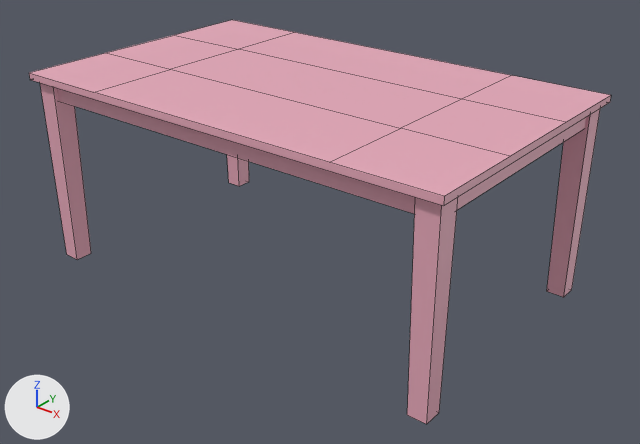
A saved change to the FBX model Source/Assets/Meshes/Furniture/Table.fbx.
Camera for both pictures: a 50 mm lens placed at (2.29, -2.79, 2.0), pointed at (0.08, -0.03, 0.29). The lights are fixed; the arrows at lower left show +X, +Y and +Z. Mesh edges are drawn as thin lines. Where no turn or scale is listed for an object, it has been applied to the vertices.

Objects in the first picture: 'Table'.
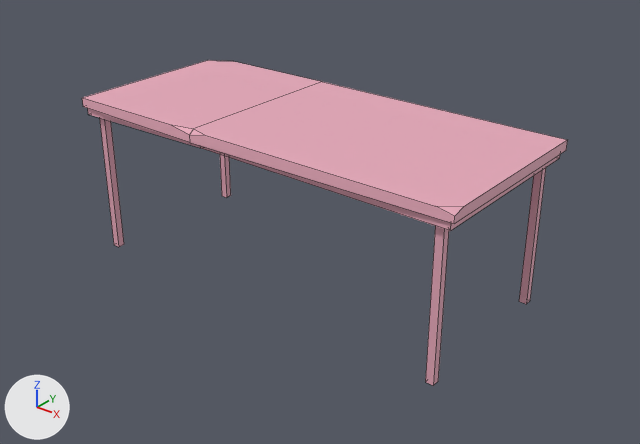
Changed parts and their boxes (x1, y1, x2, y2) in the pictures (640 x 444 px; the box of a moved part takes in the faces that stretch with it):
'Table', reshaped (16% narrower, 19% shorter): before (29, 20, 611, 424); after (82, 60, 568, 386)
part 1 of me_plane_001, moved or reshaped: before (407, 197, 458, 424); after (519, 168, 546, 304)
part 2 of me_plane_001, moved or reshaped: before (40, 83, 91, 260); after (425, 226, 449, 386)
part 3 of me_plane_001, moved or reshaped: before (227, 155, 249, 186); after (100, 118, 124, 247)
part 4 of me_plane_001, moved or reshaped: before (547, 109, 600, 297); after (220, 155, 231, 197)
part 5 of me_plane_001, added: after (88, 109, 560, 231)
part 6 of me_plane_001, added (pink): after (82, 60, 568, 224)
part 7 of me_plane_001, deleted (pink): before (29, 20, 611, 214)

The change, as a diff of the scene's bpy script:
```diff
--- a/Source/Assets/Meshes/Furniture/Table.fbx.py
+++ b/Source/Assets/Meshes/Furniture/Table.fbx.py
@@ mat_mat_main @@
+mat_mat_main = principled_material('Mat_Main')
+mat_mat_main.base_color = (0.8, 0.395, 0.491)  # pink #e7a9ba
+mat_mat_main.roughness = 0.605
@@ me_plane_001 @@
 # used by ob_table; location = (0.0, 0.0, 0.0)
-me_plane_001.from_pydata(...)  # 60 vertices, 42 faces; spans x -1.05..1.05, y -0.64..0.64, z 0.0..0.9
-me_plane_001.materials.append(mat_material_001)  # pink #e7a9ba
+me_plane_001.from_pydata(...)  # 75 vertices, 52 faces; spans x -0.98..0.98, y -0.44..0.44, z 0.0..0.75
+# me_plane_001 part 1: the loose piece of 8 vertices spanning x 0.93..1.03, y -0.61..-0.51, z 0.0..0.89 is scaled about its middle by (0.39, 0.382, 0.811), then moved by (-0.08, 0.94, -0.08), in mat_mat_main (pink #e7a9ba)
+# me_plane_001 part 2: the loose piece of 8 vertices spanning x -1.03..-0.93, y -0.61..-0.51, z 0.0..0.89 is scaled about its middle by (0.39, 0.382, 0.811), then moved by (1.88, 0.18, -0.08), in mat_mat_main (pink #e7a9ba)
+# me_plane_001 part 3: the loose piece of 8 vertices spanning x -1.03..-0.93, y 0.51..0.61, z 0.0..0.89 is scaled about its middle by (0.39, 0.382, 0.811), then moved by (0.08, -0.93, -0.08), in mat_mat_main (pink #e7a9ba)
+# me_plane_001 part 4: the loose piece of 8 vertices spanning x 0.93..1.03, y 0.51..0.61, z 0.0..0.89 is scaled about its middle by (0.39, 0.382, 0.811), then moved by (-1.88, -0.18, -0.08), in mat_mat_main (pink #e7a9ba)
+# me_plane_001 part 5: a new loose piece of 24 vertices spanning x -0.96..0.96, y -0.42..0.42, z 0.66..0.73, in mat_mat_main (pink #e7a9ba)
+# me_plane_001 part 6: a new loose piece of 19 vertices spanning x -0.98..0.98, y -0.44..0.44, z 0.7..0.75, in mat_mat_main (pink #e7a9ba)
+# me_plane_001 part 7
+# 28 vertices are removed from x -1.05..1.05, y -0.64..0.64, z 0.78..0.9
+# 22 faces are deleted
+me_plane_001.materials.append(mat_mat_main)  # pink #e7a9ba
```
